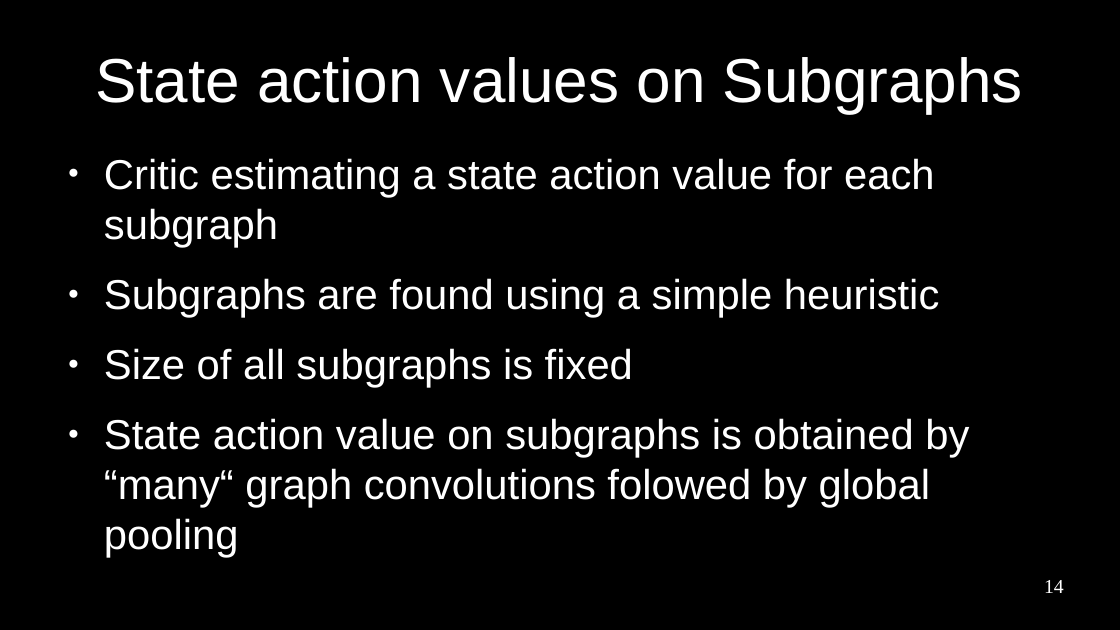
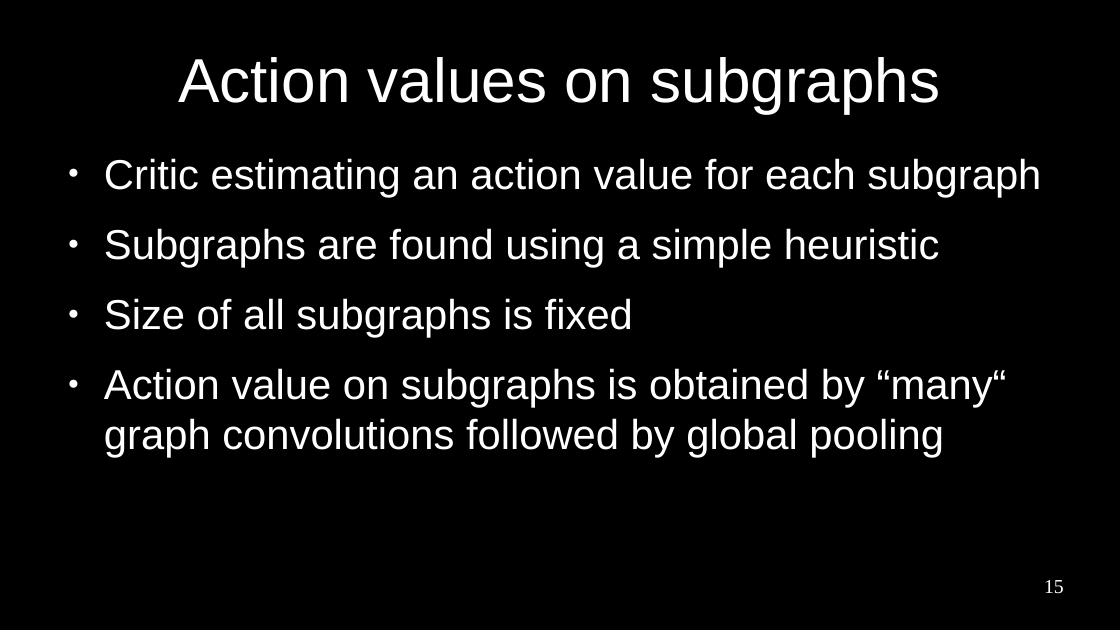
Before and after one commit to paulhfu/sideProject, a slide deck: slide 15 of thesis/presentation/pres.odp (slide 14 before the commit). Drawn at 1120x630 pixels with LibreOffice and Linux fonts; fonts in the diff are those of the drawing. Boxes give left, top, right and bottom in pixels: in the first picture for what was removed or moved away, otherwise in the second. Text is boxed around its words. In the diff, an @@ line names an element or a change of style, - is before the commit and + after.

```diff
--- a/thesis/presentation/pres.odp
+++ b/thesis/presentation/pres.odp
@@ title at [178, 57, 941, 113]: text changed @@
-State action values on Subgraphs
+Action values on subgraphs
@@ text at [104, 158, 1041, 197]: text changed @@
-● Critic estimating a state action value for each subgraph
+● Critic estimating an action value for each subgraph
@@ text at [104, 368, 1007, 458]: text changed @@
-● State action value on subgraphs is obtained by “many“ graph convolutions folowed by global pooling
+● Action value on subgraphs is obtained by “many“ graph convolutions followed by global pooling
@@ page number at [1044, 580, 1064, 594]: text changed @@
-14
+15
```
Also in this commit, not shown: 10 other slides changed, 4 slides added, 2 slides removed, 1 other file.
